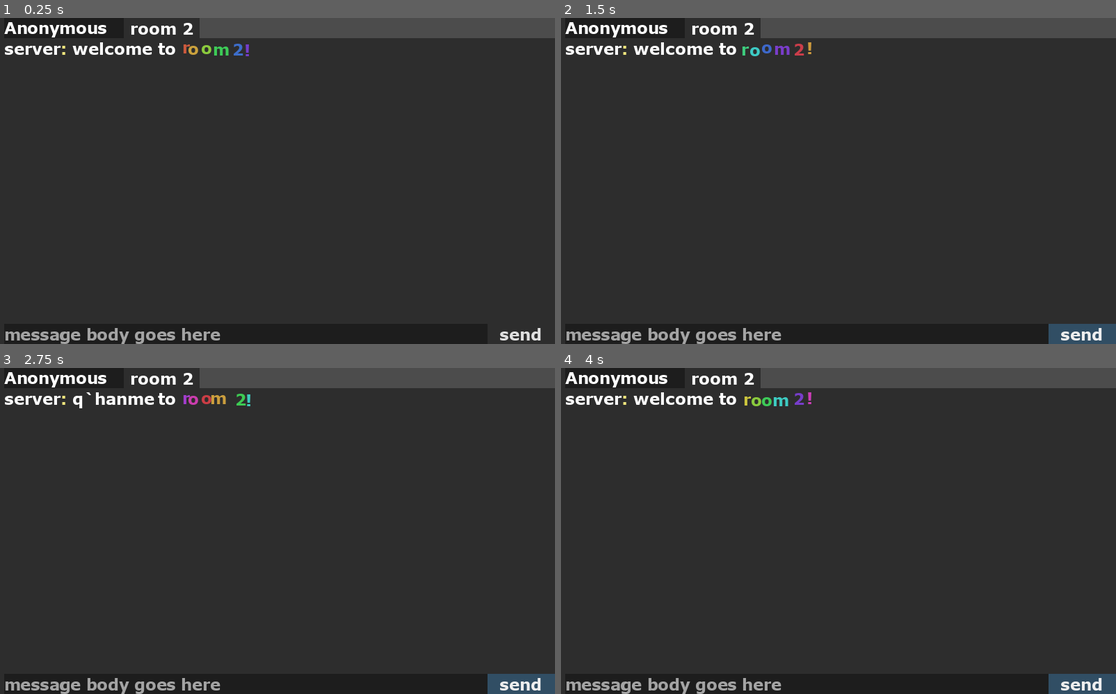
Above: before the commit, frames 1-4 (two rows, left to right).
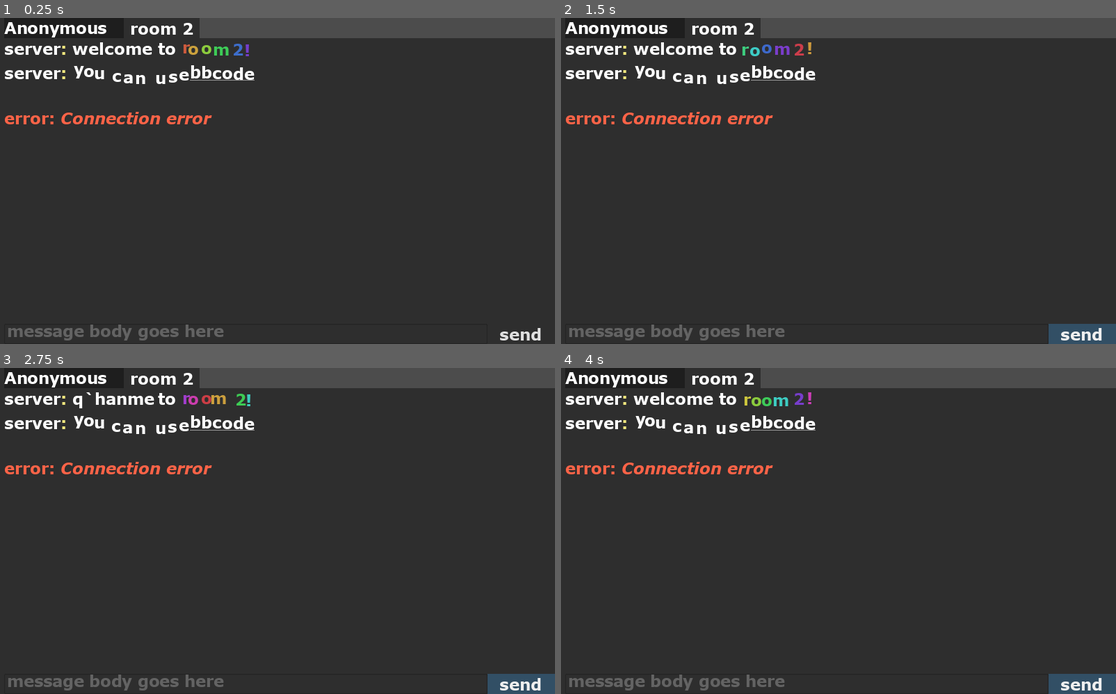
Above: after the commit, the same moments.

Repository: bend-n/room2
Game: Godot game, scene res://WS.tscn
The game is run twice, just before and just after one commit, with the same random seed, the same clock (stepped at 60 frames per second) and the same inputs.
Inputs:
- Up to frame 1 (0.25 s): no input
- Up to frame 2 (1.5 s): click "send" at 0.5 s; click "send" at 1.25 s
- Up to frame 3 (2.75 s): click "send" at 2 s
- Up to frame 4 (4 s): no input

The runs differ from the first frame. In frame 1, 2.5% of the frame differs, in the area x 0-46%, y 14-100%; in frame 2, 2.5%; in frame 3, 2.5%; in frame 4, 2.5%.

Commit message:
okay!

Diff:
--- a/Chat.gd
+++ b/Chat.gd
@@ -7,11 +7,24 @@
 onready var tween = find_node("Tween")
 onready var scrollbar = scroller.get_v_scrollbar()
 
+const server_says = "[b]server[color=#f0e67e]:[/color][/b] "
+
 
 func _ready():
 	add_label(
-		"[b]server[color=#f0e67e]:[/color] [matrix]welcome to[/matrix] [rainbow freq=.3 sat=.7][shake rate=20 level=25]room 2!",
+		(
+			"%s[b][matrix]welcome to [/matrix][rainbow freq=.3 sat=.7][shake rate=20 level=25]room 2!"
+			% server_says
+		),
 		"server"
+	)
+	add_label(
+		(
+			"%s[b][tornado freq=5 radius=10] you can use [/tornado][wave amp=20 freq=20][url=https://en.wikipedia.org/wiki/BBCode]bbcode"
+			% server_says
+		),
+		"howto",
+		Vector2(1000, 80)
 	)
 
 
@@ -20,18 +33,30 @@
 	add_label(string)
 
 
-func add_label(bbcode: String, name = "richtextlabel"):
+func add_label(bbcode: String, name = "richtextlabel", size = Vector2(1000, 40)) -> RichTextLabel:
 	var l = RichTextLabel.new()
 	l.name = name
-	l.rect_min_size = Vector2(1000, 40)
+	l.rect_min_size = size
 	l.install_effect(RichTextMatrix.new())
 	l.bbcode_enabled = true
+	l.scroll_active = false
 	labels.add_child(l)
-	l.append_bbcode(bbcode)
+	l.connect("meta_clicked", self, "open_url")
+	l.bbcode_text = bbcode
+	l.fit_content_height = true
 	tween.interpolate_property(
 		scrollbar, "value", scrollbar.value, scrollbar.max_value, .5, Tween.TRANS_BOUNCE
 	)
 	tween.start()
+	return l
+
+
+func open_url(meta):
+	var err = OS.shell_open(meta)
+	if err == OK:
+		print("Opened link '%s' successfully!" % meta)
+	else:
+		printerr("Failed opening the link '%s'!" % meta)
 
 
 func _on_text_entered(t):
@@ -51,3 +76,8 @@
 		whoami.text = "Anonymous"
 	t = t.strip_edges()
 	whoami.text = t
+
+
+func _on_Main_err(err: String):
+	add_label("[b][color=#ff6347]error:[i] %s" % err)
+	text.editable = false
--- a/WS.gd
+++ b/WS.gd
@@ -5,6 +5,9 @@
 var timer = Timer.new()
 
 signal recieved(data)
+signal err(err)
+
+const HEADERS = {"chat": "C", "ping": "P"}
 
 
 func _ready():
@@ -15,7 +18,11 @@
 	ws.connect("connection_closed", self, "_connection_closed")
 	ws.connect("connection_error", self, "_connection_error")
 	ws.connect("data_received", self, "_data_recieved")
+	ws.connect("connection_failed", self, "connectwebsocket")
+	connectwebsocket()
 
+
+func connectwebsocket():
 	var url = "https://chat-server-gd.herokuapp.com/"
 	print("Connecting to " + url)
 	ws.connect_to_url(url)
@@ -30,17 +37,18 @@
 
 
 func _connection_closed(_err):
-	print("Connection closed")
+	emit_signal("err", "Connection closed")
 
 
 func _connection_error():
-	print("Connection error")
+	emit_signal("err", "Connection error")
 
 
 func _data_recieved():
 	var text = ws.get_peer(1).get_var()
-	emit_signal("recieved", text)
-	print("recieved %s" % text.text)
+	if text.header == HEADERS.chat:
+		emit_signal("recieved", text)
+		print("recieved %s" % text.text)
 
 
 func _process(_delta):
--- a/WS.tscn
+++ b/WS.tscn
@@ -101,6 +101,7 @@
 
 [node name="Tween" type="Tween" parent="Chat"]
 
+[connection signal="err" from="." to="Chat" method="_on_Main_err"]
 [connection signal="recieved" from="." to="Chat" method="_on_Main_recieved"]
 [connection signal="text_entered" from="Chat/v/h/whoami" to="Chat" method="_on_whoami_text_entered"]
 [connection signal="text_entered" from="Chat/v/h2/text" to="Chat" method="_on_text_entered"]
--- a/matrix.gd
+++ b/matrix.gd
@@ -1,27 +1,30 @@
-tool extends RichTextEffect
+tool
+extends RichTextEffect
 class_name RichTextMatrix
 
 var bbcode = "matrix"
 
+
 func _init():
 	resource_name = "RichTextMatrix"
 
-func _process_custom_fx(char_fx : CharFXTransform) -> bool:
+
+func _process_custom_fx(char_fx: CharFXTransform) -> bool:
 	var clear_time = char_fx.env.get("clean", 2.0)
 	var dirty_time = char_fx.env.get("dirty", 1.0)
 	var text_span = char_fx.env.get("span", 50)
 
 	var value = char_fx.character
 
-	var matrix_time = fmod(char_fx.elapsed_time + (char_fx.absolute_index / float(text_span)), \
-							clear_time + dirty_time)
+	var matrix_time = fmod(
+		char_fx.elapsed_time + (char_fx.absolute_index / float(text_span)), clear_time + dirty_time
+	)
 
-	matrix_time = 0.0 if matrix_time < clear_time else \
-				(matrix_time - clear_time)/dirty_time
+	matrix_time = 0.0 if matrix_time < clear_time else (matrix_time - clear_time) / dirty_time
 
-	if( value >= 65 && value < 126 && matrix_time > 0.0 ):
+	if value >= 65 && value < 126 && matrix_time > 0.0:
 		value -= 65
-		value = value + int((1 * matrix_time * (126-65)))
+		value = value + int(1 * matrix_time * (126 - 65))
 		value %= (126 - 65)
 		value += 65
 	char_fx.character = value
--- a/project.godot
+++ b/project.godot
@@ -30,6 +30,10 @@
 run/main_scene="res://WS.tscn"
 config/icon="res://icon.png"
 
+[debug]
+
+gdscript/warnings/return_value_discarded=false
+
 [display]
 
 window/stretch/mode="2d"
@@ -37,4 +41,5 @@
 
 [rendering]
 
+quality/driver/driver_name="GLES2"
 environment/default_environment="res://default_env.tres"
--- a/theme.tres
+++ b/theme.tres
@@ -7,6 +7,18 @@
 
 [sub_resource type="StyleBoxFlat" id=4]
 bg_color = Color( 0.196078, 0.309804, 0.396078, 1 )
+
+[sub_resource type="StyleBoxFlat" id=6]
+bg_color = Color( 0.827451, 0.419608, 0.419608, 1 )
+
+[sub_resource type="StyleBoxFlat" id=7]
+bg_color = Color( 0.847059, 0.368627, 0.368627, 1 )
+
+[sub_resource type="StyleBoxFlat" id=5]
+content_margin_top = 10.0
+
+[sub_resource type="StyleBoxFlat" id=8]
+bg_color = Color( 0.521569, 0.521569, 0.521569, 1 )
 
 [sub_resource type="StyleBoxFlat" id=1]
 bg_color = Color( 0.145098, 0.117647, 0.117647, 1 )
@@ -22,6 +34,11 @@
 Button/styles/hover = SubResource( 4 )
 Button/styles/normal = ExtResource( 1 )
 Button/styles/pressed = SubResource( 4 )
+HScrollBar/styles/grabber = SubResource( 6 )
+HScrollBar/styles/grabber_highlight = SubResource( 7 )
+HScrollBar/styles/grabber_pressed = SubResource( 7 )
+HScrollBar/styles/scroll = SubResource( 5 )
+HScrollBar/styles/scroll_focus = SubResource( 8 )
 LineEdit/colors/font_color = Color( 1, 1, 1, 1 )
 LineEdit/styles/focus = SubResource( 1 )
 LineEdit/styles/normal = SubResource( 2 )
Not shown: 1 places in theme.tres that only renumber resources
